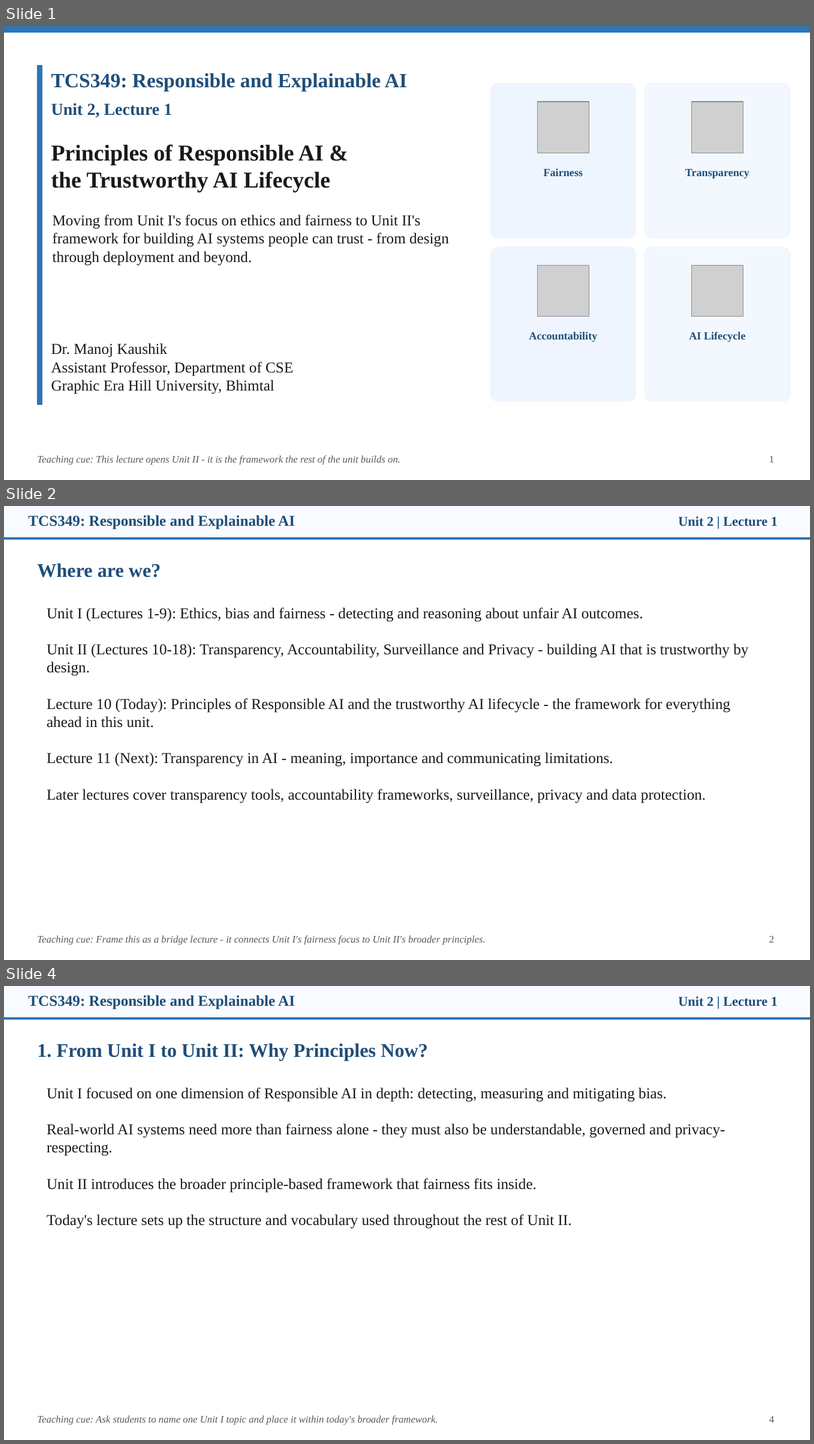
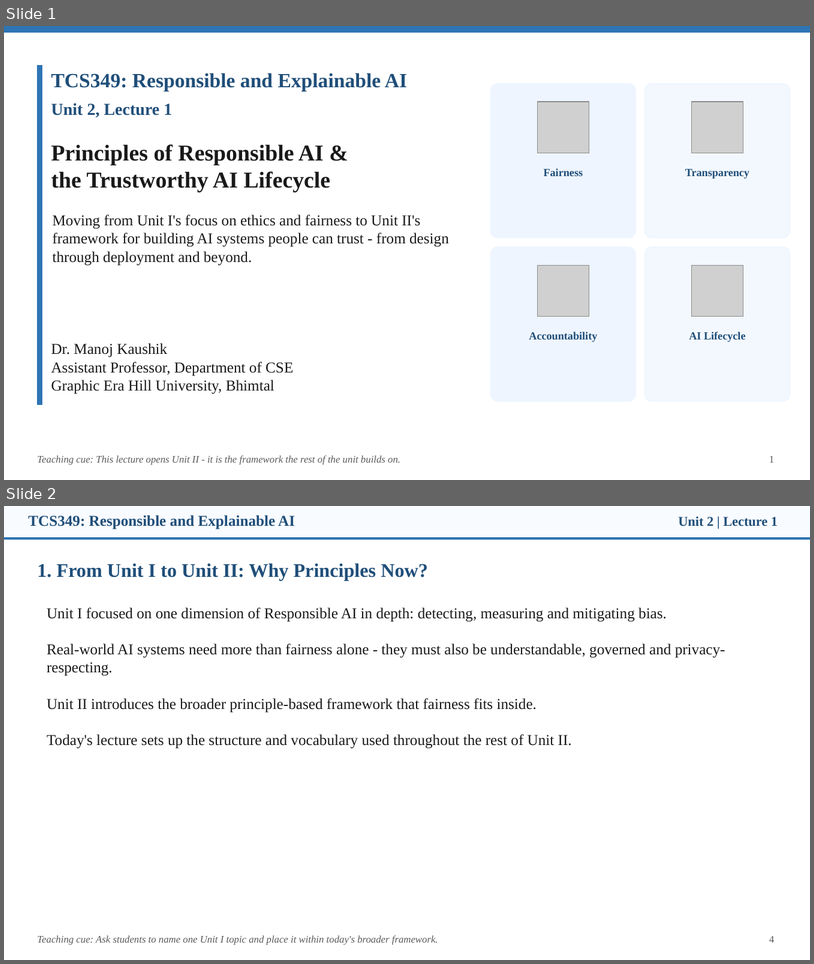
Before and after one commit to manojkaushik/manojkaushik.github.io, a slide deck: assets/TCS349/Unit-2/Lecture1_Responsible_AI_Principles.pptx. Shown one above the other, each under a label of ours: slides 1, 2 and 4 before the commit, slides 1 and 2 after it; the slides between them are not shown. The pictures are 814x1444 and 814x964 pixels, drawn with LibreOffice and Linux fonts; fonts in the diff are those of the drawing; grey boxes stand for pictures. Boxes give left, top, right and bottom in pixels: in the first picture for what was removed or moved away, otherwise in the second. Text is boxed around its words. In the diff, an @@ line names an element or a change of style, - is before the commit and + after.

```diff
--- a/assets/TCS349/Unit-2/Lecture1_Responsible_AI_Principles.pptx
+++ b/assets/TCS349/Unit-2/Lecture1_Responsible_AI_Principles.pptx
@@ slide 2 removed at bbox=[4, 506, 810, 960], background #FFFFFF @@
@@ rectangle removed at bbox=[4, 506, 810, 539] @@
@@ text removed at bbox=[28, 515, 295, 529] @@
-TCS349: Responsible and Explainable AI
@@ text removed at bbox=[678, 516, 778, 526] @@
-Unit 2 | Lecture 1
@@ rectangle removed at bbox=[4, 537, 810, 539] @@
@@ text removed at bbox=[37, 563, 161, 577] @@
-Where are we?
@@ text removed at bbox=[47, 607, 749, 803] @@
-Unit I (Lectures 1-9): Ethics, bias and fairness - detecting and reasoning about unfair AI outcomes.
-Unit II (Lectures 10-18): Transparency, Accountability, Surveillance and Privacy - building AI that is trustworthy by design.
-Lecture 10 (Today): Principles of Responsible AI and the trustworthy AI lifecycle - the framework for everything ahead in this unit.
-Lecture 11 (Next): Transparency in AI - meaning, importance and communicating limitations.
-Later lectures cover transparency tools, accountability frameworks, surveillance, privacy and data protection.
@@ text removed at bbox=[37, 935, 486, 945] @@
-Teaching cue: Frame this as a bridge lecture - it connects Unit I's fairness focus to Unit II's broader principles.
@@ text removed at bbox=[770, 936, 774, 942] @@
-2
@@ what was slide 4 is now slide 2 @@
```
Also in this commit, not shown: 3 other slides removed, 15 other files.
